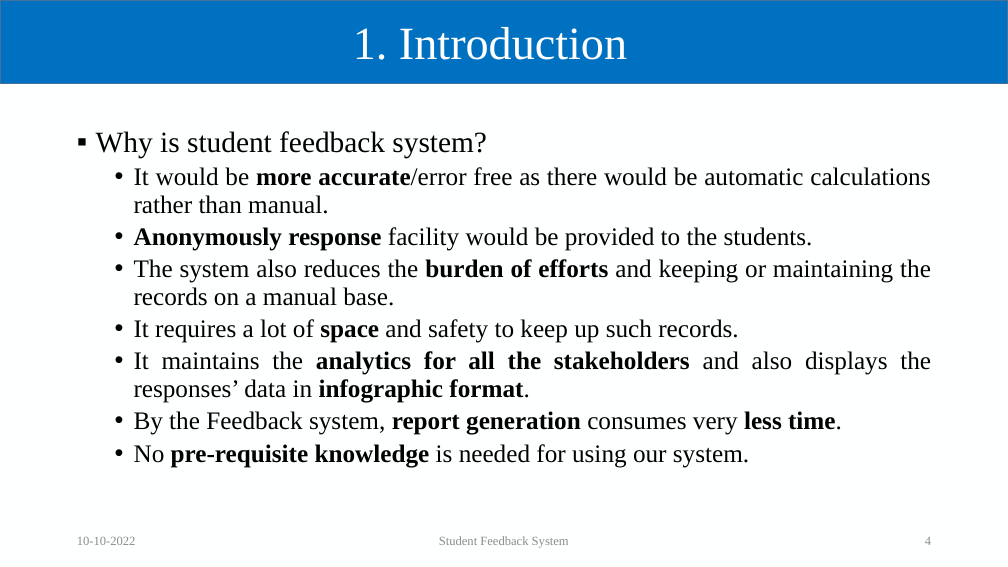
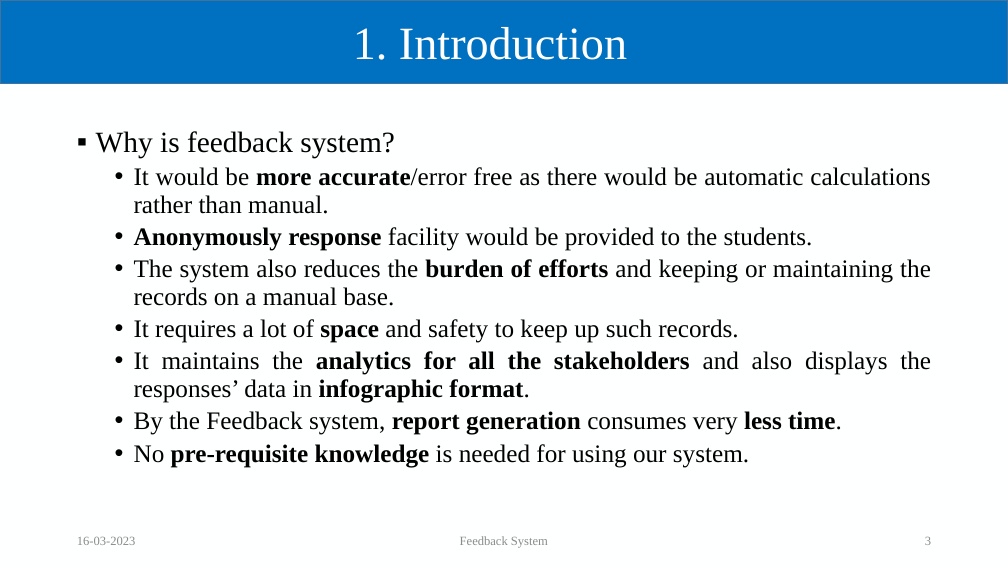
Before and after one commit to Suyash03022003/Feedback-System, a slide deck: slide 3 of Feedback.pptx (slide 4 before the commit). Drawn at 1008x567 pixels with LibreOffice and Linux fonts; fonts in the diff are those of the drawing; background and template pictures are left out. Boxes give left, top, right and bottom in pixels: in the first picture for what was removed or moved away, otherwise in the second. Text is boxed around its words. In the diff, an @@ line names an element or a change of style, - is before the commit and + after.

```diff
--- a/Feedback.pptx
+++ b/Feedback.pptx
@@ text at (96,131,395,158): text changed @@
-▪ Why is student feedback system?
+▪ Why is feedback system?
@@ text at (77,536,136,545): text changed @@
-10-10-2022
+16-03-2023
@@ text at (460,536,548,548): text changed @@
-Student Feedback System
+Feedback System
@@ page number at (925,537,931,545): text changed @@
-4
+3
```
Also in this commit, not shown: 11 other slides changed, 1 slide added, 1 slide removed.
